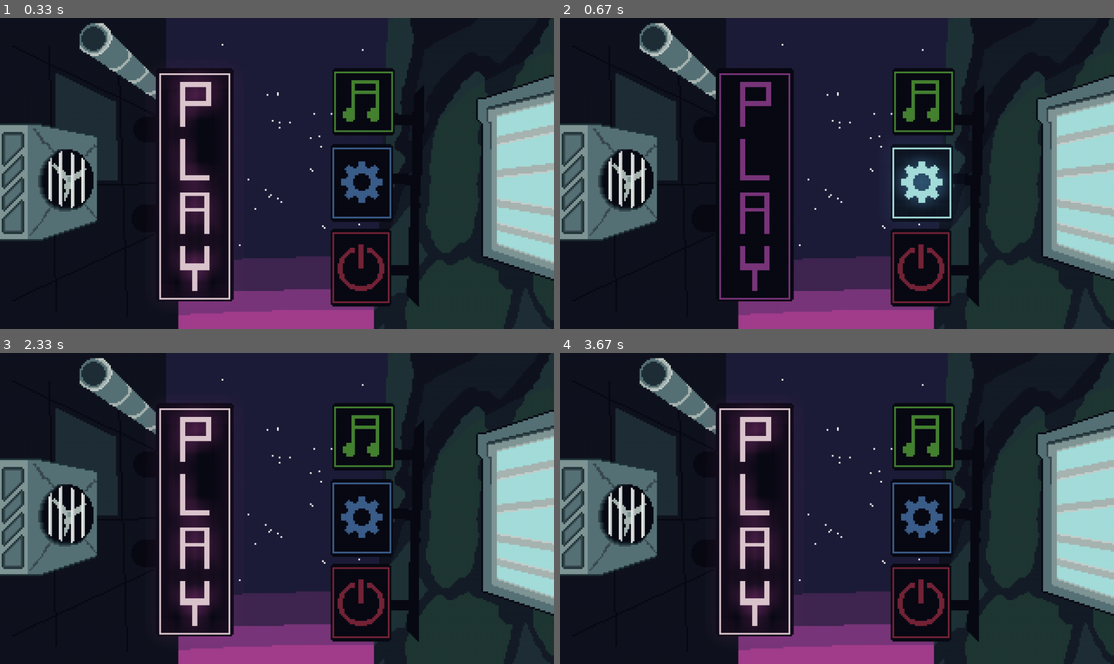
Above: before the commit, frames 1-4 (two rows, left to right).
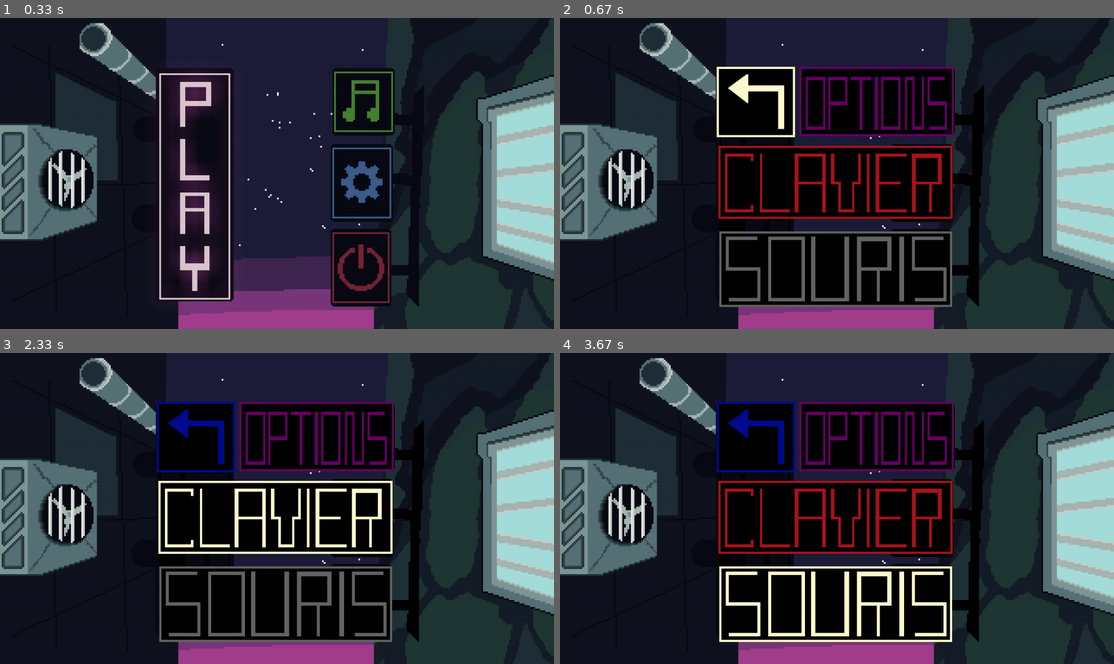
Above: after the commit, the same moments.

Repository: Kim-Draco/ProjetCr-aNum
Game: pygame game, started from main.py
Same seed, same stepped clock (60 frames per second), same inputs: the game is played once before the commit and once after it.
Inputs (mouse positions are in pixels of both pictures, inside the frame that each line leads up to):
- Up to frame 1 (0.33 s): no input
- Up to frame 2 (0.67 s): click (920, 182) at 0.38 s
- Up to frame 3 (2.33 s): press the mouse at (277, 601) at 0.7 s; move the mouse to (304, 595) at 0.8 s; release the mouse at (326, 586) at 0.93 s; tap Enter at 1, 1.33 s; hold Up 1.67-2.13 s; press the mouse at (360, 517) at 2.2 s; move the mouse to (232, 492) at 2.3 s
- Up to frame 4 (3.67 s): release the mouse at (665, 468) at 2.43 s; hold Right 2.5-2.97 s; hold Left 3-3.53 s; hold Down from 3.57 s (still down)

Frame 1 is identical in both runs. In frame 2, 22% of the frame differs, in the area x 28-73%, y 15-93%; in frame 3, 26%; in frame 4, 26%, in the area x 28-72%, y 15-94%.

Commit message:
feat: page setting

Diff:
--- /dev/null
+++ b/MenuOptions.py
@@ -0,0 +1,44 @@
+import pygame
+from Colors import COLORS
+
+class MENU(pygame.sprite.Sprite):
+
+    def __init__(self, color, size_x, size_y):
+
+        super().__init__()
+
+        self.image = pygame.Surface([size_x, size_y])
+        self.image.fill([255,0,255])
+        self.image.set_colorkey([255,0,255])
+
+        pygame.draw.rect(self.image, color, [0, 0, size_x, size_y])
+
+        self.rect = self.image.get_rect()
+
+    def Select(self, color):
+        pygame.draw.rect(self.image, color, [0, 0, self.rect.width, self.rect.height])
+
+class CREA_MENU():
+
+    NbMenu = 2
+    Selection = 0
+
+    list_Selections = pygame.sprite.Group()
+    index_list_Selections = []
+    index_list_Selections.append(pygame.image.load("images/Options/MenuOptionsBack.png"))
+    index_list_Selections.append(pygame.image.load("images/Options/MenuOptionsClavier.png"))
+    index_list_Selections.append(pygame.image.load("images/Options/MenuOptionsSouris.png"))
+
+    RectMenu_list_Selections = []
+    RectMenu_list_Selections.append(MENU(COLORS.YELLOW, 200, 560))
+    RectMenu_list_Selections[0].rect.x = 350
+    RectMenu_list_Selections[0].rect.y = 110
+    RectMenu_list_Selections.append(MENU(COLORS.YELLOW, 200, 200))
+    RectMenu_list_Selections[1].rect.x = 700
+    RectMenu_list_Selections[1].rect.y = 110
+    RectMenu_list_Selections.append(MENU(COLORS.YELLOW, 100, 50))
+    RectMenu_list_Selections[2].rect.x = 500
+    RectMenu_list_Selections[2].rect.y = 225
+    RectMenu_list_Selections.append(MENU(COLORS.YELLOW, 100, 50))
+    RectMenu_list_Selections[3].rect.x = 500
+    RectMenu_list_Selections[3].rect.y = 225
--- a/Notes.py
+++ b/Notes.py
@@ -1,4 +1,3 @@
-# from asyncio import events
 import pygame
 from tuner import Tuner
 from pygame import mixer
@@ -42,10 +41,10 @@
         self.eighth_down = pygame.image.load('images/Symbols/Eighth_note_down.png')
         self.eighth_down = pygame.transform.scale(self.eighth_down, (80, 112))
 
+        mixer.init()
+
         #Button to click to play music
         self.button = 0
-        mixer.init()
-
         self.do4 = pygame.image.load('images/Button/do4.png')
         self.do4 = pygame.transform.scale(self.do4, (180, 130))
         self.do4_rect = self.do4.get_rect()
@@ -64,29 +63,11 @@
         self.do5_pressed = pygame.transform.scale(self.do5_pressed, (180, 130))
         self.do5sound = pygame.mixer.Sound("piano-mp3/C5.wav")
 
-        self.fa4 = pygame.image.load('images/Button/fa4.png')
-        self.fa4 = pygame.transform.scale(self.fa4, (180, 130))
-        self.fa4_rect = self.fa4.get_rect()
-        self.fa4_rect.x = 261
-        self.fa4_rect.y = 580
-        self.fa4_pressed = pygame.image.load('images/Button/fa4pressed.png')
-        self.fa4_pressed = pygame.transform.scale(self.fa4_pressed, (180, 130))
-        self.fa4sound = pygame.mixer.Sound("piano-mp3/F4.wav")
-
-        self.fa5 = pygame.image.load('images/Button/fa5.png')
-        self.fa5 = pygame.transform.scale(self.fa5, (180, 130))
-        self.fa5_rect = self.fa5.get_rect()
-        self.fa5_rect.x = 828
-        self.fa5_rect.y = 480
-        self.fa5_pressed = pygame.image.load('images/Button/fa5pressed.png')
-        self.fa5_pressed = pygame.transform.scale(self.fa5_pressed, (180, 130))
-        self.fa5sound = pygame.mixer.Sound("piano-mp3/F5.wav")
-
         self.fasharp4 = pygame.image.load('images/Button/fasharp4.png')
         self.fasharp4 = pygame.transform.scale(self.fasharp4, (180, 130))
         self.fasharp4_rect = self.fasharp4.get_rect()
-        self.fasharp4_rect.x = 450
-        self.fasharp4_rect.y = 360
+        self.fasharp4_rect.x = 261
+        self.fasharp4_rect.y = 580
         self.fasharp4_pressed = pygame.image.load('images/Button/fasharp4pressed.png')
         self.fasharp4_pressed = pygame.transform.scale(self.fasharp4_pressed, (180, 130))
         self.fasharp4sound = pygame.mixer.Sound("piano-mp3/Gb4.wav")
@@ -94,8 +75,8 @@
         self.fasharp5 = pygame.image.load('images/Button/fasharp5.png')
         self.fasharp5 = pygame.transform.scale(self.fasharp5, (180, 130))
         self.fasharp5_rect = self.fasharp5.get_rect()
-        self.fasharp5_rect.x = 640
-        self.fasharp5_rect.y = 360
+        self.fasharp5_rect.x = 828
+        self.fasharp5_rect.y = 480
         self.fasharp5_pressed = pygame.image.load('images/Button/fasharp5pressed.png')
         self.fasharp5_pressed = pygame.transform.scale(self.fasharp5_pressed, (180, 130))
         self.fasharp5sound = pygame.mixer.Sound("piano-mp3/Gb5.wav")
@@ -232,6 +213,7 @@
                     # Flag that we are done, so we can exit the while loop
                 elif event.type == pygame.KEYDOWN:
                     if event.key == pygame.K_ESCAPE:
+                        self.zelda.stop()
                         carryOnThis = False
                 elif event.type == pygame.MOUSEBUTTONDOWN:
                     if not instrument:
@@ -241,8 +223,6 @@
                             self.button = 2
                         elif self.mi4_rect.collidepoint(event.pos):
                             self.button = 3
-                        elif self.fa4_rect.collidepoint(event.pos):
-                            self.button = 4
                         elif self.sol4_rect.collidepoint(event.pos):
                             self.button = 5
                             countButton = 4
@@ -281,8 +261,6 @@
                                 countButton = 13
                         elif self.mi5_rect.collidepoint(event.pos):
                             self.button = 10
-                        elif self.fa5_rect.collidepoint(event.pos):
-                            self.button = 11
                         elif self.sol5_rect.collidepoint(event.pos):
                             self.button = 12
                             countButton = 12
@@ -320,12 +298,6 @@
                 else:
                     screen.blit(self.mi4, self.mi4_rect)
 
-                if self.button == 4:
-                    screen.blit(self.fa4_pressed, self.fa4_rect)
-                    self.fa4sound.play()
-                else:
-                    screen.blit(self.fa4, self.fa4_rect)
-
                 if self.button == 5:
                     screen.blit(self.sol4_pressed, self.sol4_rect)
                     self.sol4sound.play()
@@ -361,12 +333,6 @@
                     self.mi5sound.play()
                 else:
                     screen.blit(self.mi5, self.mi5_rect)
-
-                if self.button == 11:
-                    screen.blit(self.fa5_pressed, self.fa5_rect)
-                    self.fa5sound.play()
-                else:
-                    screen.blit(self.fa5, self.fa5_rect)
 
                 if self.button == 12:
                     screen.blit(self.sol5_pressed, self.sol5_rect)
--- /dev/null
+++ b/Options.py
@@ -0,0 +1,118 @@
+import pygame
+from MenuOptions import MENU, CREA_MENU
+
+class OPTIONS():
+    def __init__(self):
+        self.size = (1280, 720)
+        self.screen = pygame.display.set_mode(self.size)
+        self.background = pygame.image.load("images/Options/MenuOptionsBack.png")
+        self.background = pygame.transform.scale(self.background, (1280, 720))
+
+        self.index_list_Selections = CREA_MENU.index_list_Selections
+        self.RectMenu_list_Selections = CREA_MENU.RectMenu_list_Selections
+        self.list_Selections = CREA_MENU.list_Selections
+        self.NbMenu = CREA_MENU.NbMenu
+        self.Selection = CREA_MENU.Selection
+        self.TestMenu = pygame.Surface((155, 180))
+        self.TestMenu.set_alpha(160)
+        self.TestMenu.fill((255, 0, 0))
+        self.instrument = False
+        self.temp = 0
+
+        for i in self.RectMenu_list_Selections:
+            self.list_Selections.add(i)
+
+        # The loop will carry on until the user exits the game (e.g. clicks the close button).
+        self.carryThis = True
+
+        # The clock will be used to control how fast the screen updates
+        self.clock = pygame.time.Clock()
+
+    def Option(self, screen):
+        # -------- Main Program Loop -----------
+        while self.carryThis:
+        # --- Main event loop
+
+            if self.temp == 1:
+                self.instrument = True
+            elif self.temp == 2:
+                self.instrument = False
+            elif self.temp == 0:
+                self.instrument = False
+
+            for event in pygame.event.get(): # User did something
+                if event.type == pygame.QUIT: # If user clicked close
+                    pygame.quit()
+                    # Flag that we are done, so we can exit the while loop
+                elif event.type == pygame.KEYDOWN:
+                    if event.key == pygame.K_DOWN:
+                        if self.Selection < self.NbMenu:
+                            self.Selection += 1
+                        else:
+                            self.Selection = 0
+                    elif event.key == pygame.K_UP:
+                        if self.Selection > 0:
+                            self.Selection -= 1
+                        else:
+                            self.Selection = self.NbMenu
+
+                    elif event.key == pygame.K_RETURN:
+                        if self.Selection == 0:
+                            return self.instrument
+                            self.carryThis = False
+                        if self.Selection == 1:
+                            self.instrument = True
+                            return self.instrument
+                            self.carryThis = False
+                        if self.Selection == 2:
+                            self.instrument = False
+                            return self.instrument
+                            self.carryThis = False
+
+
+                # Met à jour en fonction de la position de la souris
+                elif event.type == pygame.MOUSEMOTION:
+                    if pygame.mouse.get_pos()[0] >= 360 and pygame.mouse.get_pos()[0] <= 550 and pygame.mouse.get_pos()[1] >= 110 and pygame.mouse.get_pos()[1] <= 275:
+                        self.Selection = 0
+
+                    if pygame.mouse.get_pos()[0] >= 365 and pygame.mouse.get_pos()[0] <= 915 and pygame.mouse.get_pos()[1] >= 295 and pygame.mouse.get_pos()[1] <= 470:
+                        self.Selection = 1
+                        temp = 1
+
+                    if pygame.mouse.get_pos()[0] >= 365 and pygame.mouse.get_pos()[0] <= 915 and pygame.mouse.get_pos()[1] >= 490 and pygame.mouse.get_pos()[1] <= 670:
+                        Selection = 2
+                        temp = 2
+
+                #gère le click de la souris
+                elif event.type == pygame.MOUSEBUTTONDOWN:
+                    if Selection == 0 and event.button == 1:
+                        return self.instrument
+                        self.carryThis = False
+                    if Selection == 1 and event.button == 1:
+                        self.instrument = True
+                        return self.instrument
+                        self.carryThis = False
+                    if Selection == 2 and event.button == 1:
+                        self.instrument = False
+                        return self.instrument
+                        self.carryThis = False
+
+
+            # --- Game logic should go here
+            for i in self.index_list_Selections:
+                if i == self.index_list_Selections[self.Selection]:
+                    self.background = self.index_list_Selections[self.Selection]
+
+        # --- Drawing code should go here
+        # First, clear the screen to white.
+        # screen.fill([150,150,150])
+            screen.blit(self.background, (0, 0))
+        # screen.blit(TestMenu, (760, 490))
+        # The you can draw different shapes and lines or add text to your background stage.
+        # coordonné : x, y, taille x, taille y !!!!
+
+         # --- Go ahead and update the screen with what we've drawn.
+            pygame.display.flip()
+
+         # --- Limit to 60 frames per second
+            self.clock.tick(60)
--- a/main.py
+++ b/main.py
@@ -1,10 +1,9 @@
-from tkinter import CENTER
 import pygame, random
 from Menu import MENU, CREA_MENU
-from Colors import COLORS
 from Notes import JOUENOTE
+from Options import OPTIONS
+
 pygame.init()
-from tuner import Tuner
 
 size = (1280, 720)
 screen = pygame.display.set_mode(size)
@@ -19,7 +18,8 @@
 LeftMenu = True
 TestMenu = pygame.Surface((155,180))
 TestMenu.set_alpha(160)
-TestMenu.fill((255,0,0))
+TestMenu.fill((255, 0, 0))
+instrument = False
 
 pygame.display.set_caption("Mon Jeu")
 
@@ -41,9 +41,10 @@
 
     for event in pygame.event.get(): # User did something
         if event.type == pygame.QUIT: # If user clicked close
-              carryOn = False # Flag that we are done, so we can exit the while loop
-        elif event.type==pygame.KEYDOWN:
-            if event.key==pygame.K_RIGHT or event.key==pygame.K_LEFT:
+              carryOn = False
+              # Flag that we are done, so we can exit the while loop
+        elif event.type == pygame.KEYDOWN:
+            if event.key == pygame.K_RIGHT or event.key == pygame.K_LEFT:
                 if LeftMenu == True:
                     Selection = 1
                     LeftMenu = False
@@ -51,23 +52,25 @@
                     Selection = 0
                     LeftMenu = True
 
-            if event.key==pygame.K_DOWN and LeftMenu == False:
+            if event.key == pygame.K_DOWN and LeftMenu == False:
                 if Selection < NbMenu:
                     Selection += 1
                 else:
                     Selection = 1
-            if event.key==pygame.K_UP and LeftMenu == False:
+            if event.key == pygame.K_UP and LeftMenu == False:
                 if Selection > 1:
                     Selection -= 1
                 else:
                     Selection = NbMenu
 
-            if event.key==pygame.K_RETURN:
+            if event.key == pygame.K_RETURN:
                 if Selection == NbMenu:
-                    carryOn=False
+                    carryOn = False
                 elif Selection == 0:
-
-                    JOUENOTE(screen, carryOn)
+                    JOUENOTE(screen, carryOn, instrument)
+                elif Selection == 2:
+                    option = OPTIONS()
+                    instrument = option.Option(screen)
 
         # Met à jour en function de la position de la souris
         elif event.type == pygame.MOUSEMOTION:
@@ -90,26 +93,22 @@
         #gère le click de la souris
         elif event.type == pygame.MOUSEBUTTONDOWN:
             if Selection == NbMenu and event.button == 1:
-                carryOn=False
+                carryOn = False
             elif Selection == 0:
                 JOUENOTE(screen, carryOn)
+            elif Selection == 2:
+                option = OPTIONS()
+                instrument = option.Option(screen)
 
     # --- Game logic should go here
-
     for i in index_list_Selections:
         if i == index_list_Selections[Selection]:
             background = index_list_Selections[Selection]
 
     # --- Drawing code should go here
-    # First, clear the screen to white.
-    # screen.fill([150,150,150])
     screen.blit(background, (0, 0))
-    # screen.blit(TestMenu, (760, 490))
-    # The you can draw different shapes and lines or add text to your background stage.
+    # You can draw different shapes and lines or add text to your background stage.
     # coordonné : x, y, taille x, taille y !!!!
-    # list_Selections.draw(screen)
-    #pygame.draw.rect(screen, GREEN, [100, 225, 100, 50],0)
-    #pygame.draw.rect(screen, [255,255,0], [300, 225, 100, 50],0)
 
      # --- Go ahead and update the screen with what we've drawn.
     pygame.display.flip()
--- a/tuner.py
+++ b/tuner.py
@@ -1,34 +1,11 @@
-#! /usr/bin/env python
-######################################################################
-# tuner.py - a minimal command-line guitar/ukulele tuner in Python.
-# Requires numpy and pyaudio.
-######################################################################
-# Author:  Matt Zucker
-# Date:    July 2016
-# License: Creative Commons Attribution-ShareAlike 3.0
-#          https://creativecommons.org/licenses/by-sa/3.0/us/
-######################################################################
-
 import numpy as np
 import pyaudio
 import datetime
 import time
-
 import pygame
 
 
-######################################################################
-# Feel free to play with these numbers. Might want to change NOTE_MIN
-# and NOTE_MAX especially for guitar/bass. Probably want to keep
-# FRAME_SIZE and FRAMES_PER_FFT to be powers of two.
 class Tuner:
-    ######################################################################
-    # Derived quantities from constants above. Note that as
-    # SAMPLES_PER_FFT goes up, the frequency step size decreases (so
-    # resolution increases); however, it will incur more delay to process
-    # new sounds.
-
-    ######################################################################
 
     def __init__(self):
         self.image1 = pygame.image.load('images/Symbols/Flat.png')
@@ -63,10 +40,6 @@
         self.beam_down = pygame.image.load('images/Symbols/Beam_note_do_si.png')
         self.beam_down = pygame.transform.scale(self.beam_down, (80, 112))
 
-    ######################################################################
-    # These three functions are based upon this very useful webpage:
-    # https://newt.phys.unsw.edu.au/jw/notes.html
-
     def freq_to_number(self, f):
         return 69 + 12 * np.log2(f / 440.0)
 
@@ -76,17 +49,12 @@
     def note_name(self, n):
         return self.note_names[n % 12] + str(n / 12 - 1)
 
-    ######################################################################
-    # Ok, ready to go now.
-
-    # Get min/max index within FFT of notes we care about.
-    # See docs for numpy.rfftfreq()
     def note_to_fftbin(self, n):
         return self.number_to_freq(n) / self.FREQ_STEP
 
     def musique(self, carryOn, carryOnThis, screen):
         pygame.display.flip()
-        time.sleep(10)
+        time.sleep(15)
         imin = max(0, int(np.floor(self.note_to_fftbin(self.NOTE_MIN - 1))))
         imax = min(self.samples_per_fft, int(np.ceil(self.note_to_fftbin(self.NOTE_MAX + 1))))
 
@@ -124,11 +92,6 @@
 
             # Create Hanning window function
             window = 0.5 * (1 - np.cos(np.linspace(0, 2 * np.pi, self.samples_per_fft, False)))
-
-            # Print initial text
-            # print ('sampling at', FSAMP, 'Hz with max resolution of', FREQ_STEP, 'Hz')
-            # print
-            # As long as we are getting data:
 
             while stream.is_active() and carryOnThis:
 
@@ -205,6 +168,7 @@
                         if note_valid == 15:
                             screen.blit(self.half_dotted, (1160, 259))
                             pygame.display.flip()
+                            carryOnThis = False
                     else:
                         print('time out :(')
                     print('------------------------------')
Binary file added: images/Options/MenuOptions.png
Binary file added: images/Options/MenuOptionsBack.png
Binary file added: images/Options/MenuOptionsClavier.png
Binary file added: images/Options/MenuOptionsSouris.png
Binary file removed: images/background.jpg
